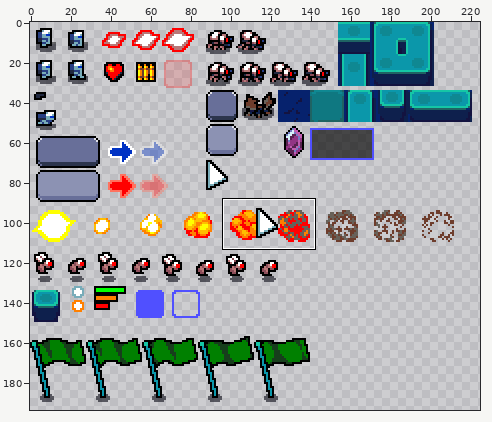
Edited in one commit: sprite sheet (SpaceBlasterAndroid/Content/atlas.png). The first picture is a wide view before the edit; the outline marks the close-up.
Close-up. Old version:
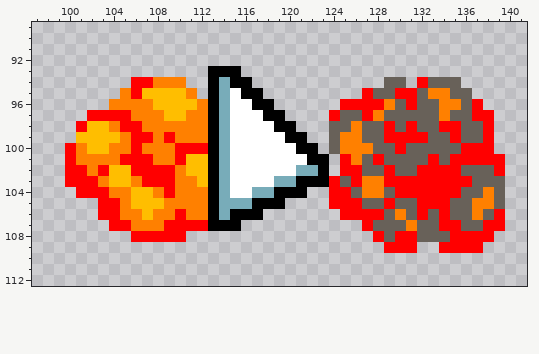
The file is 243x202 pixels. Pixels under 10% opacity are left out. Colours within 5 levels of each other are drawn and written as one. Shown: x 97..141, y 89..112. The wide view leaves out empty margins.
And afterwards:
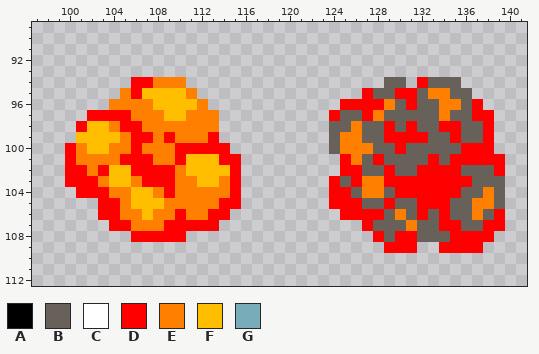
Palette (. is transparent): A #000000  B #686159  C #ffffff  D #ff0000  E #ff8000  F #ffbe00  G #78acb9
Difference:
{"y":93,"x":113,"old":"AAA","new":"..."}
{"y":94,"x":113,"old":"AGAA","new":"...."}
{"y":95,"x":113,"old":"AGCAA","new":"....."}
{"y":96,"x":113,"old":"AGCCAA","new":"......"}
{"y":97,"x":113,"old":"AGCCCAA","new":"E......"}
{"y":98,"x":113,"old":"AGCCCCAA","new":"E......."}
{"y":99,"x":113,"old":"AGCCCCCAA","new":"D........"}
{"y":100,"x":113,"old":"AGCCCCCCAA","new":"DD........"}
{"y":101,"x":113,"old":"AGCCCCCCCAA","new":"FDD........"}
{"y":102,"x":113,"old":"AGCCCCCCGGA","new":"FFD........"}
{"y":103,"x":113,"old":"AGCCCCGGAAA","new":"FED........"}
{"y":104,"x":113,"old":"AGCCGGAAA","new":"EED......"}
{"y":105,"x":113,"old":"AGGGAAA","new":"EDD...."}
{"y":106,"x":113,"old":"AGAAA","new":"DD..."}
{"y":107,"x":113,"old":"AAA","new":"D.."}
